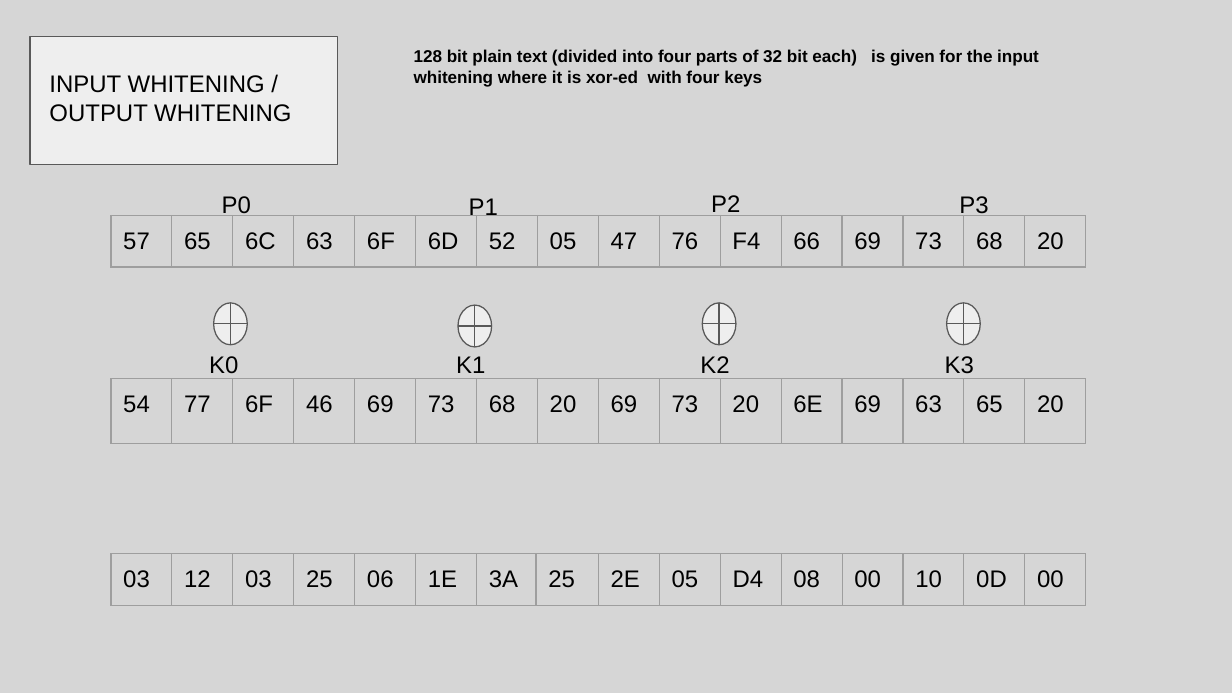
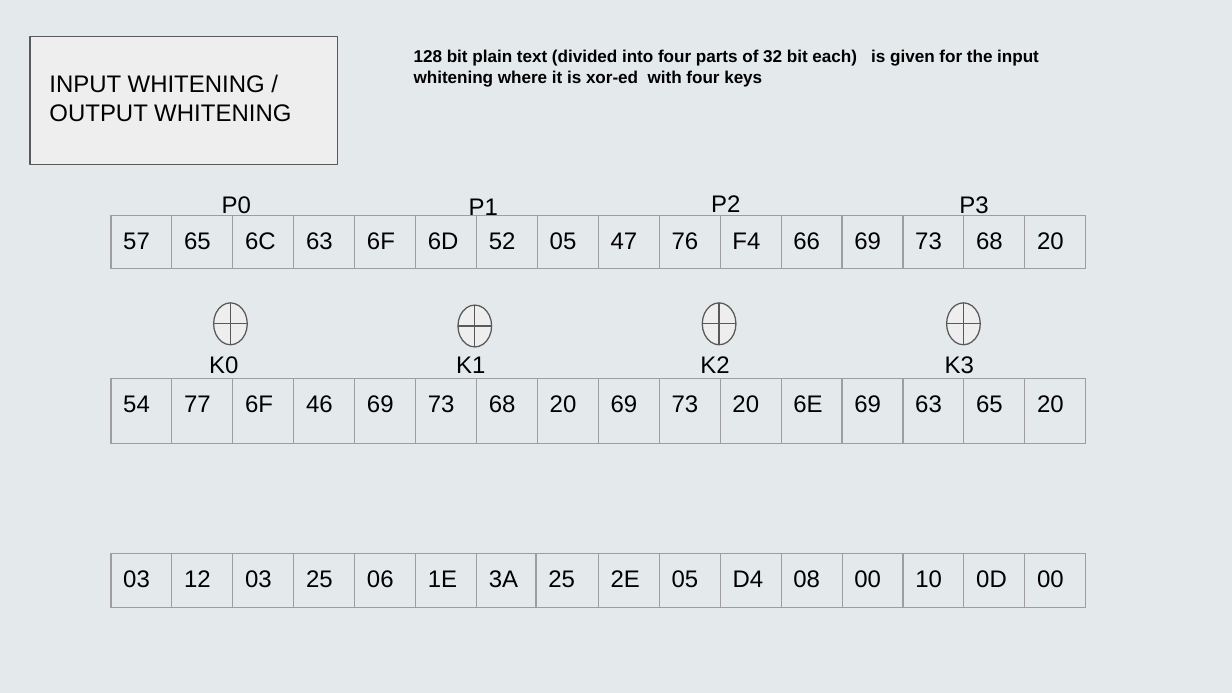
Before and after one commit to GoluKumar4024/Quantum-safe-algorithm, a slide deck: slide 5 of Final Year Project(PPT)(Group- CS41).pptx (slide 4 before the commit). Drawn at 1232x693 pixels with LibreOffice and Linux fonts; fonts in the diff are those of the drawing. Boxes give left, top, right and bottom in pixels: in the first picture for what was removed or moved away, otherwise in the second. Text is boxed around its words. In the diff, an @@ line names an element or a change of style, - is before the commit and + after.

```diff
--- a/Final Year Project(PPT)(Group- CS41).pptx
+++ b/Final Year Project(PPT)(Group- CS41).pptx
@@ background #D6D6D6 to #E4E9EB @@
```
Also in this commit, not shown: 3 other slides changed, 1 slide added.
